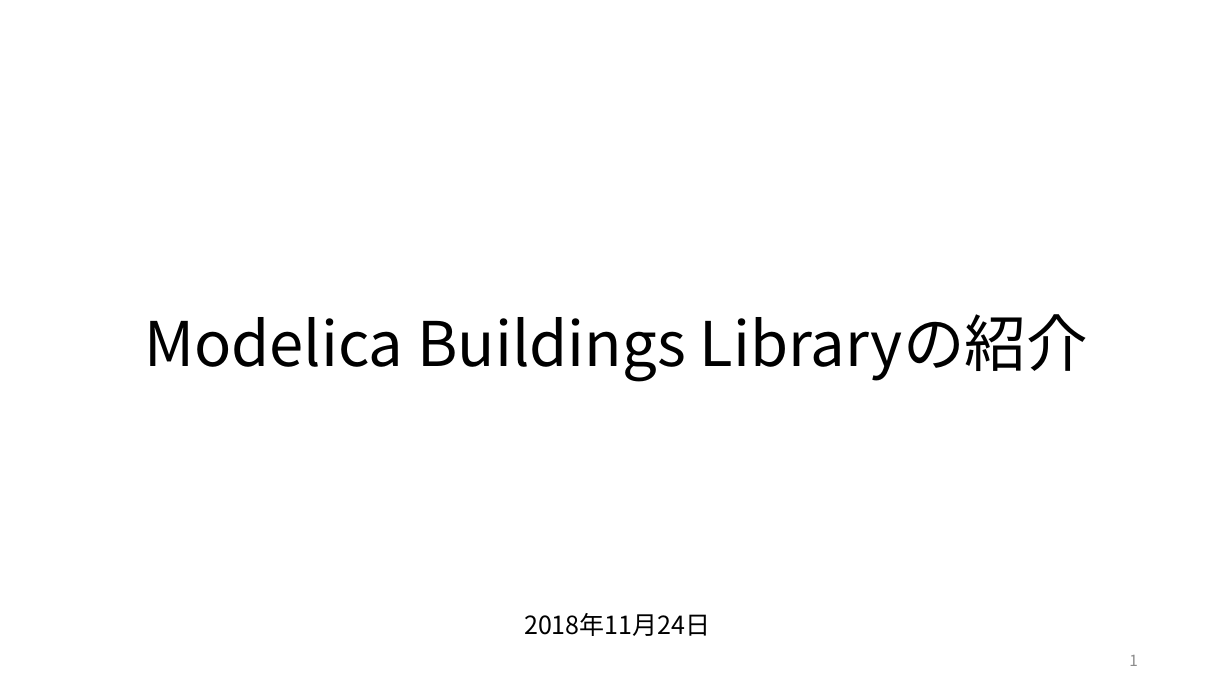
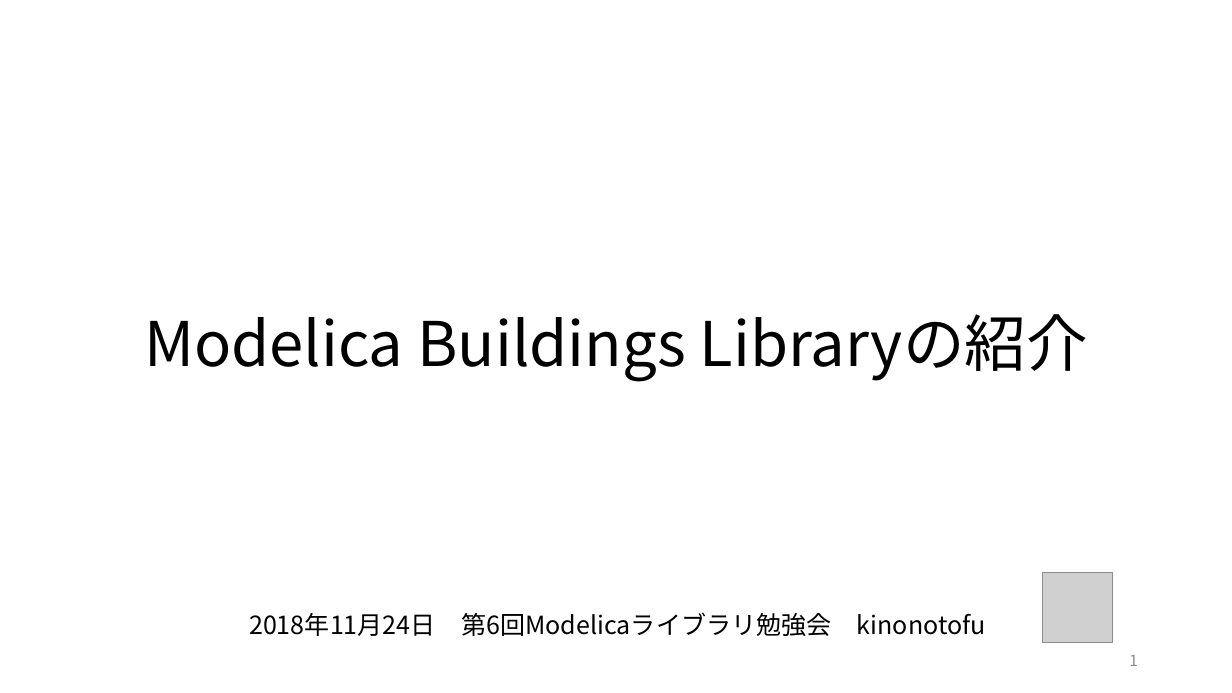
Before and after one commit to kinonotofu/tofulog, a slide deck: slide 1 of document/20181124MBL紹介.pptx. Drawn at 1232x693 pixels with LibreOffice and Linux fonts; fonts in the diff are those of the drawing; grey boxes stand for pictures. Boxes give left, top, right and bottom in pixels: in the first picture for what was removed or moved away, otherwise in the second. Text is boxed around its words. In the diff, an @@ line names an element or a change of style, - is before the commit and + after.

```diff
--- a/document/20181124MBL紹介.pptx
+++ b/document/20181124MBL紹介.pptx
@@ picture added at (1043,572,1113,642) @@
@@ text at (249,612,986,636): text changed @@
-2018年11月24日
+2018年11月24日 第6回Modelicaライブラリ勉強会 kinonotofu
```
Also in this commit, not shown: 3 other files.
